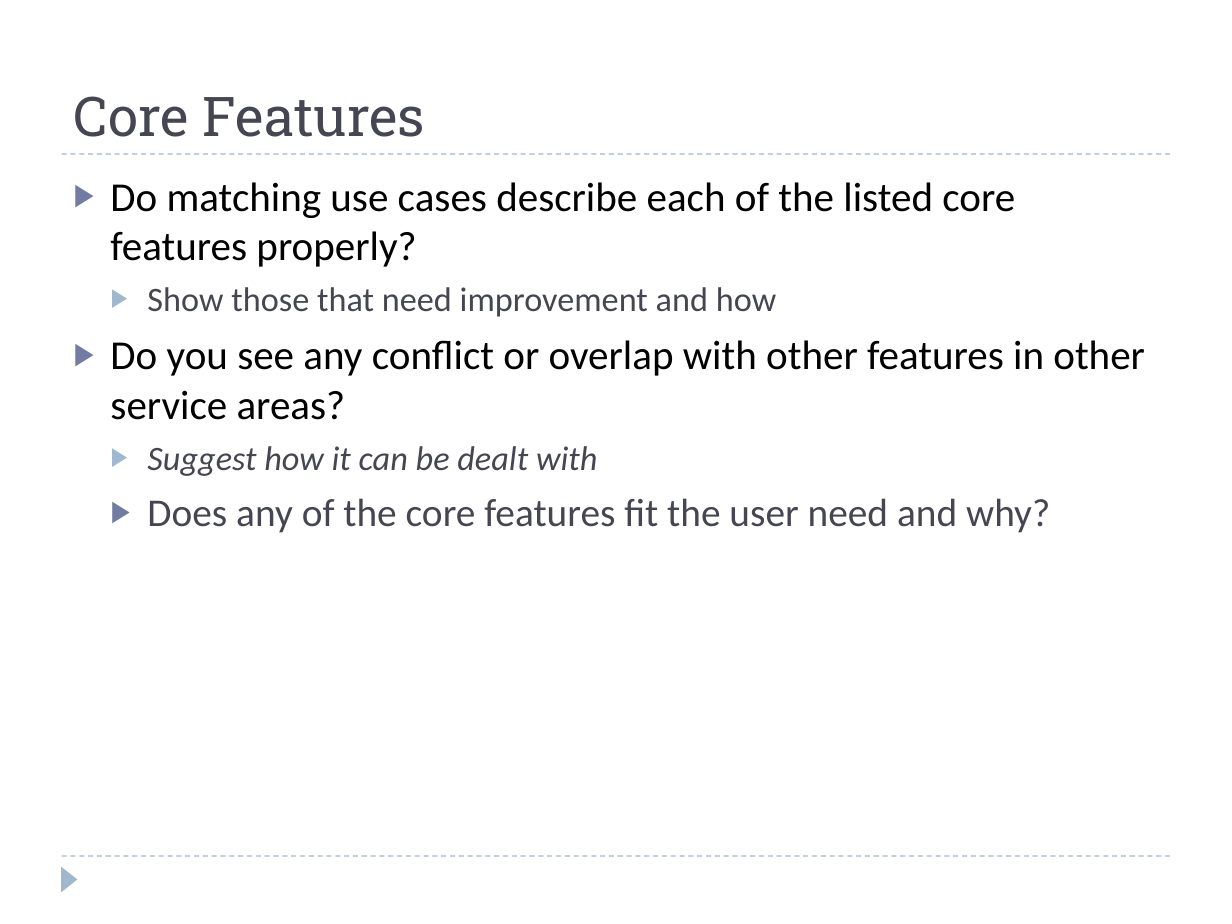
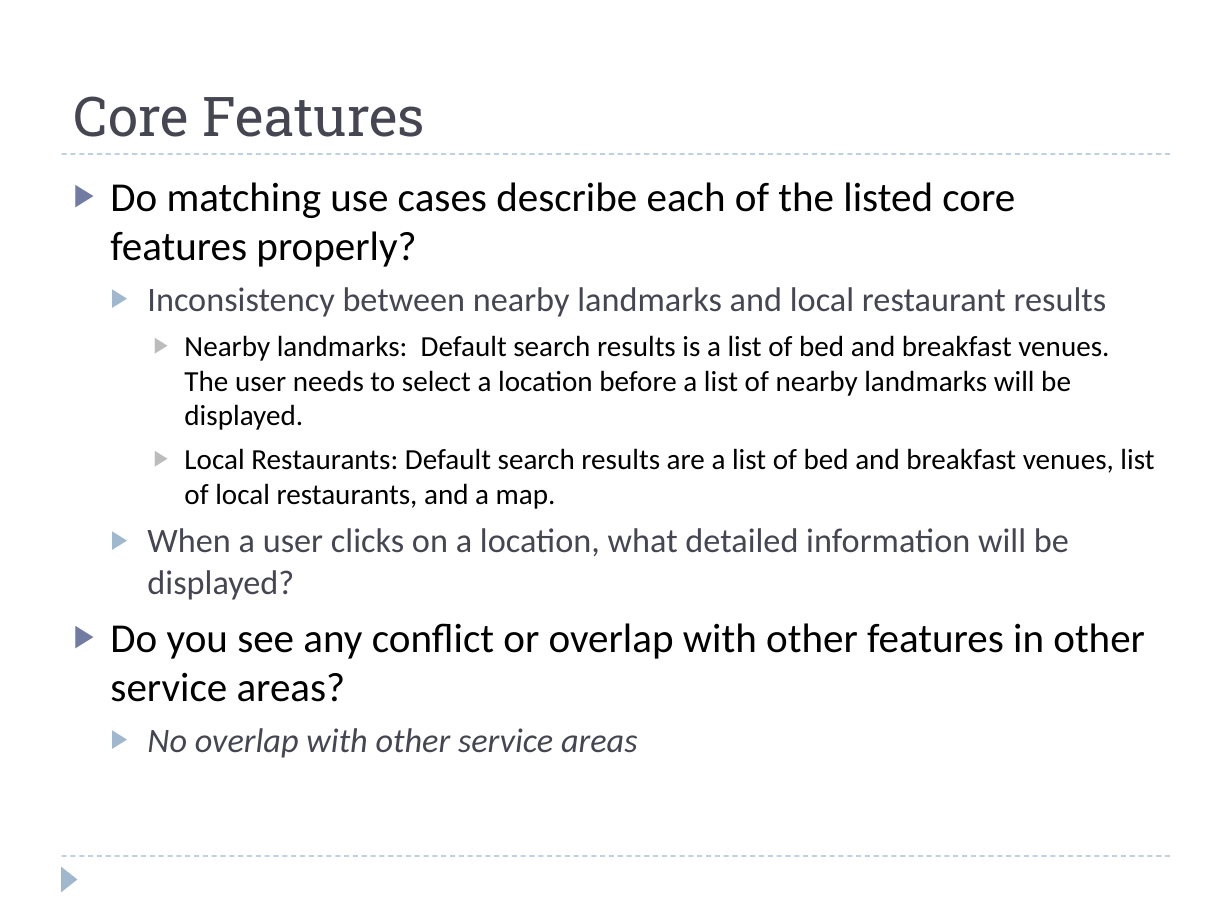
Before and after one commit to Lanzaa/CS160-2012, a slide deck: slide 4 of M1-B/group2M1PartB.ppt. Drawn at 1232x924 pixels with LibreOffice and Linux fonts; fonts in the diff are those of the drawing. Boxes give left, top, right and bottom in pixels: in the first picture for what was removed or moved away, otherwise in the second. Text is boxed around its words. In the diff, an @@ line names an element or a change of style, - is before the commit and + after.

```diff
--- a/M1-B/group2M1PartB.ppt
+++ b/M1-B/group2M1PartB.ppt
@@ text at (147,287,1154,600): text changed; size 20 to 17 pt; text colour #464653 to #000000 @@
-  ▶ Show those that need improvement and how
+  ▶ Inconsistency between nearby landmarks and local restaurant results
+    ▶ Nearby landmarks: Default search results is a list of bed and breakfast venues. The user needs to select a location before a list of nearby landmarks will be displayed.
+    ▶ Local Restaurants: Default search results are a list of bed and breakfast venues, list of local restaurants, and a map.
+  ▶ When a user clicks on a location, what detailed information will be displayed?
@@ text at (147,728,638,758): text changed; size 23 to 20 pt; italic on @@
-  ▶ Suggest how it can be dealt with
-  ▶ Does any of the core features fit the user need and why?
+  ▶ No overlap with other service areas
```
Also in this commit, not shown: 5 other slides changed, 6 slides added.
